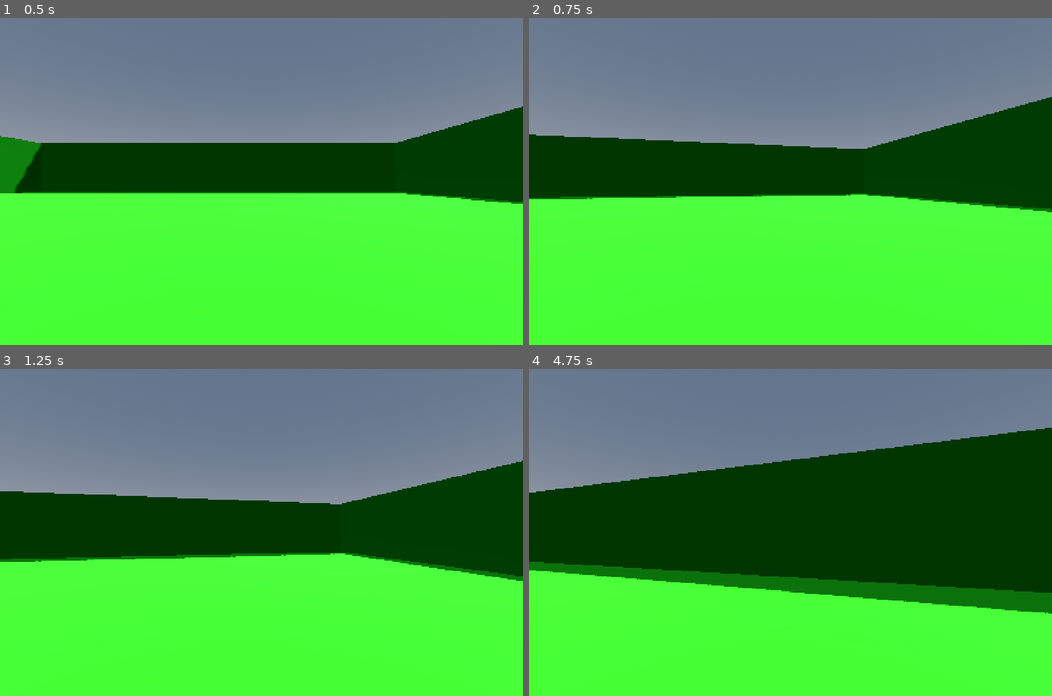
Above: before the commit, frames 1-4 (two rows, left to right).
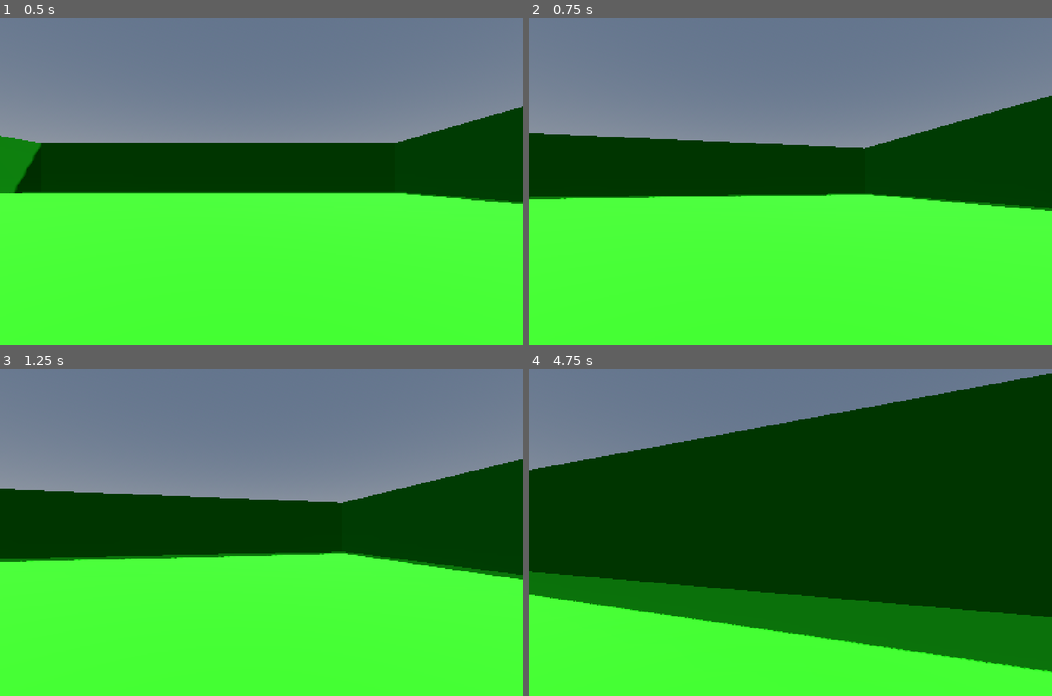
Above: after the commit, the same moments.

Repository: Rikki-Wallis/dark-arts
Game: Godot game, scene res://Scenes/world.tscn
The game is run twice, just before and just after one commit, with the same random seed, the same clock (stepped at 60 frames per second) and the same inputs.
Inputs (mouse positions are in pixels of both pictures, inside the frame that each line leads up to):
- Up to frame 1 (0.5 s): no input
- Up to frame 2 (0.75 s): move the mouse to (816, 181) at 0.52 s; hold W (Forward) from 0.53 s (still down); hold Shift (Sprint, bound only after the commit) from 0.53 s (still down)
- Up to frame 3 (1.25 s): keep holding W (Forward); keep holding Shift (Sprint, bound only after the commit); tap Space (Jump) at 0.77 s
- Up to frame 4 (4.75 s): keep holding W (Forward); move the mouse to (764, 532) at 1.27 s; release Shift (Sprint, bound only after the commit) at 1.28 s; tap Shift (Sprint, bound only after the commit) at 1.35, 2.85, 4.35 s; tap Space (Jump) at 1.52, 3.02, 3.77, 4.52 s; move the mouse to (800, 525) at 2.02 s; hold Shift (Sprint, bound only after the commit) 2.03-2.78 s; move the mouse to (785, 539) at 2.77 s; move the mouse to (827, 535) at 3.52 s; hold Shift (Sprint, bound only after the commit) 3.53-4.28 s; move the mouse to (748, 529) at 4.27 s

Frame 1 is identical in both runs. In frame 2, 0.7% of the frame differs, in the area x 0-100%, y 23-60%; in frame 3, 0.9%; in frame 4, 29%, in the area x 0-100%, y 1-93%.

Commit message:
0.1.2 - Add sprint

Diff:
--- a/stealth-roguelike/Scripts/player.gd
+++ b/stealth-roguelike/Scripts/player.gd
@@ -2,7 +2,9 @@
 
 
 # vars
-const SPEED = 5.0
+var speed
+const WALK_SPEED = 5.0
+const SPRINT_SPEED = 8.0
 const JUMP_VELOCITY = 4.5
 
 const SENSITIVITY = 0.003
@@ -34,13 +36,19 @@
 	if Input.is_action_just_pressed("Jump") and is_on_floor():
 		velocity.y = JUMP_VELOCITY
 
+	# Handle sprint
+	if Input.is_action_pressed("Sprint") and is_on_floor():
+		speed = SPRINT_SPEED
+	else:
+		speed = WALK_SPEED
+
 	# Get the input direction and handle the movement/deceleration.
 	# As good practice, you should replace UI actions with custom gameplay actions.
 	var input_dir := Input.get_vector("Left", "Right", "Forward", "Backward")
 	var direction = (head.transform.basis * Vector3(input_dir.x, 0, input_dir.y)).normalized()
 	if direction:
-		velocity.x = direction.x * SPEED
-		velocity.z = direction.z * SPEED
+		velocity.x = direction.x * speed
+		velocity.z = direction.z * speed
 	else:
 		velocity.x = 0.0
 		velocity.z = 0.
--- a/stealth-roguelike/project.godot
+++ b/stealth-roguelike/project.godot
@@ -56,6 +56,11 @@
 "events": [Object(InputEventKey,"resource_local_to_scene":false,"resource_name":"","device":-1,"window_id":0,"alt_press …(191 unchanged characters)…
 ]
 }
+Sprint={
+"deadzone": 0.2,
+"events": [Object(InputEventKey,"resource_local_to_scene":false,"resource_name":"","device":-1,"window_id":0,"alt_pressed":false,"shift_pressed":false,"ctrl_pressed":false,"meta_pressed":false,"pressed":false,"keycode":0,"physical_keycode":4194325,"key_label":0,"unicode":0,"location":0,"echo":false,"script":null)
+]
+}
 
 [physics]
 
